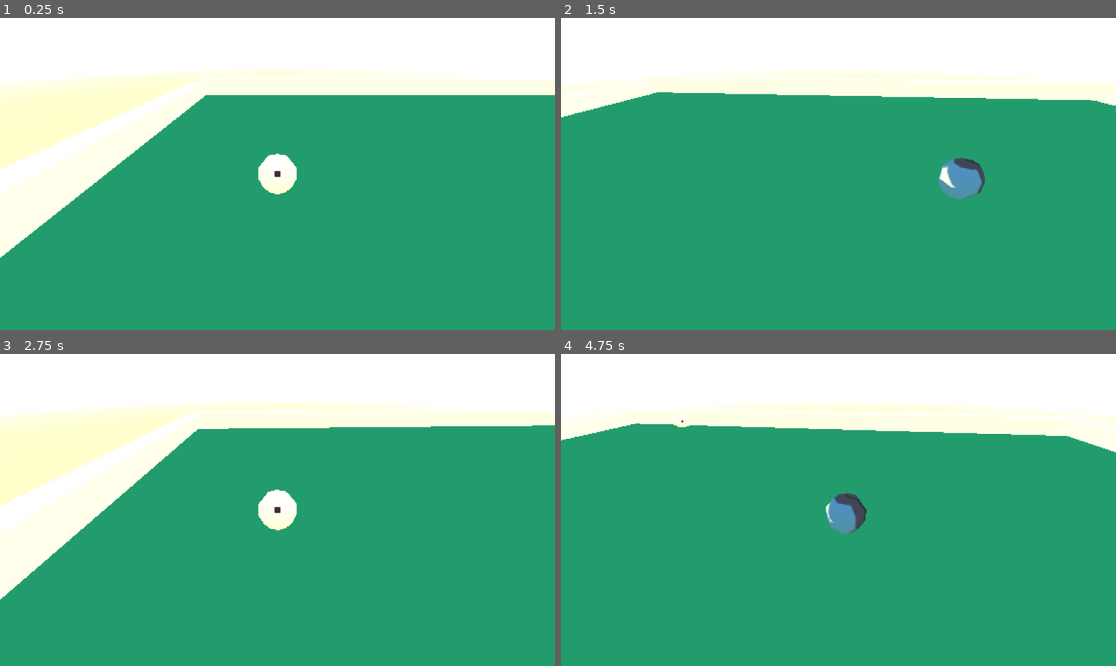
Above: before the commit, frames 1-4 (two rows, left to right).
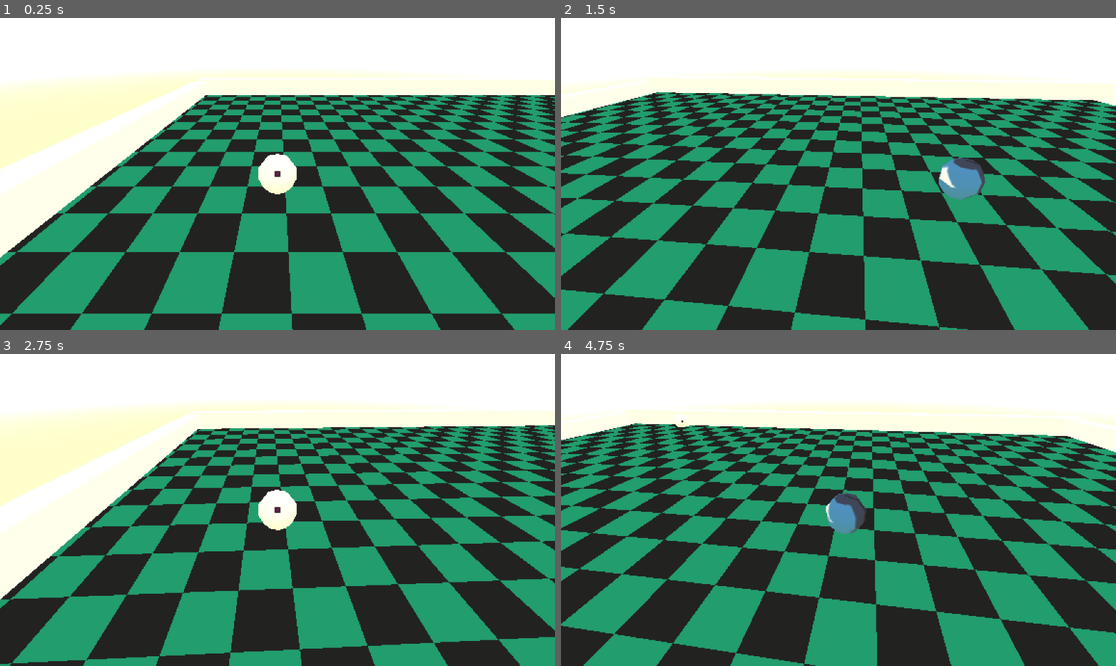
Above: after the commit, the same moments.

Repository: Urteusz/Ballatro
Game: Godot game, scene res://scenes/node_3d.tscn
Two runs of this game, one before a commit and one after it. Both use one fixed random seed, a clock stepped at 60 frames per second and the inputs below. The engine's default icon, where the game draws it, is replaced by a stand-in: a white triangle on a blue panel in a dark square.
Inputs (mouse positions are in pixels of both pictures, inside the frame that each line leads up to):
- Up to frame 1 (0.25 s): no input
- Up to frame 2 (1.5 s): tap Enter at 0.5 s; move the mouse to (866, 174) at 0.52 s; press the mouse at (866, 174) at 0.53 s; tap Space at 1.25 s; move the mouse to (810, 174) at 1.27 s; release the mouse at (810, 174) at 1.28 s; tap D (next_camera_target) at 1.35 s
- Up to frame 3 (2.75 s): move the mouse to (288, 503) at 2.02 s; hold A (previous_camera_target) from 2.03 s (still down)
- Up to frame 4 (4.75 s): move the mouse to (832, 516) at 2.77 s; release A (previous_camera_target) at 2.78 s; tap W (push_ball) at 2.85 s; move the mouse to (877, 513) at 3.52 s; press the mouse at (877, 513) at 3.53 s; move the mouse to (794, 506) at 4.27 s; release the mouse at (794, 506) at 4.28 s; tap D (next_camera_target) at 4.35 s

The runs differ from the first frame. In frame 1, 34% of the frame differs, in the area x 0-100%, y 24-100%; in frame 2, 38%; in frame 3, 34%; in frame 4, 39%, in the area x 0-100%, y 22-100%.

Commit message:
Dodaj checkerboard texture dla podloza

Diff:
--- a/scenes/node_3d.tscn
+++ b/scenes/node_3d.tscn
@@ -1,9 +1,10 @@
-[gd_scene load_steps=25 format=3 uid="uid://2qvhwcgcgbqq"]
+[gd_scene load_steps=26 format=3 uid="uid://2qvhwcgcgbqq"]
 
 [ext_resource type="Script" uid="uid://tc20kyas61rl" path="res://scripts/camera.gd" id="1_oqwcg"]
 [ext_resource type="Shader" uid="uid://ca8tkxbmpyc21" path="res://shaders/edge_detection.gdshader" id="2_a6664"]
 [ext_resource type="Script" uid="uid://bhf7b5c8nduhe" path="res://scripts/player_ball.gd" id="3_10v3s"]
 [ext_resource type="Shader" uid="uid://dgp2nyncsm5bt" path="res://shaders/wall.gdshader" id="3_a6664"]
+[ext_resource type="Texture2D" uid="uid://kcyag62qbr4" path="res://textures/checkerboard.png" id="3_cptob"]
 [ext_resource type="Texture2D" uid="uid://bqmhekyijn2be" path="res://textures/icon.svg" id="4_cptob"]
 [ext_resource type="Script" uid="uid://dcowhvvavoqf5" path="res://scripts/ball.gd" id="5_b2yaj"]
 
@@ -19,13 +20,16 @@
 flip_faces = true
 size = Vector2(2, 2)
 
-[sub_resource type="StandardMaterial3D" id="StandardMaterial3D_a0tk4"]
-cull_mode = 2
-albedo_color = Color(1.6364455e-06, 0.59893763, 0.40767342, 1)
-emission_enabled = true
+[sub_resource type="StandardMaterial3D" id="StandardMaterial3D_b2yaj"]
+albedo_color = Color(0, 0.6, 0.40784314, 1)
+albedo_texture = ExtResource("3_cptob")
+albedo_texture_force_srgb = true
+uv1_scale = Vector3(11, 16, 33)
+texture_filter = 0
 
 [sub_resource type="PlaneMesh" id="PlaneMesh_a202f"]
-material = SubResource("StandardMaterial3D_a0tk4")
+material = SubResource("StandardMaterial3D_b2yaj")
+size = Vector2(22, 32)
 
 [sub_resource type="BoxShape3D" id="BoxShape3D_noarx"]
 size = Vector3(21.54, 0.36, 31.36)
@@ -108,7 +112,7 @@
 transform = Transform3D(0.9999999, 0, 0, 0, 0.9999998, 0, 0, 0, 0.99999994, 0, 0, 0)
 
 [node name="MeshInstance3D" type="MeshInstance3D" parent="SubViewportContainer/SubViewport/Table/Base"]
-transform = Transform3D(10.771841, 0.016975563, 0, -0.17899632, 1.0215745, 0, 0, 0, 15.585086, -0.002785683, 0.060256965, -0.0065631866)
+transform = Transform3D(0.99986196, 0.016614765, 0, -0.016614765, 0.99986196, 0, 0, 0, 1, -0.070275314, 0.0657096, 0.016898632)
 mesh = SubResource("PlaneMesh_a202f")
 
 [node name="CollisionShape3D" type="CollisionShape3D" parent="SubViewportContainer/SubViewport/Table/Base"]
Binary file added: textures/checkerboard.png
Not shown, added: textures/checkerboard.png.import
